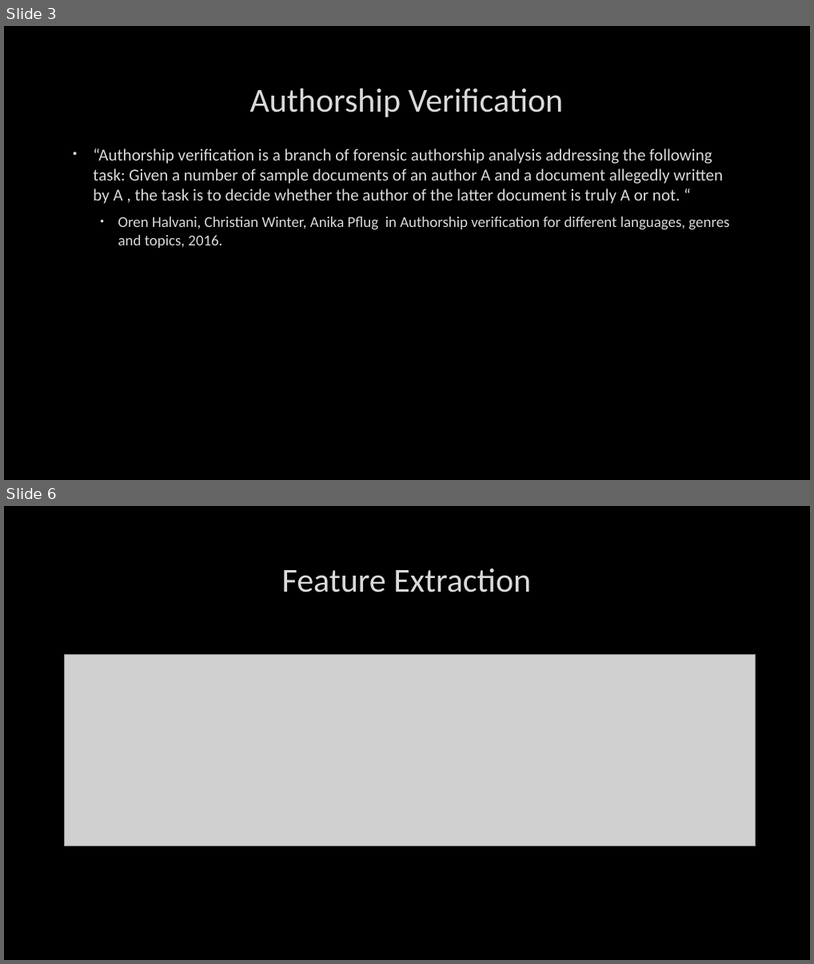
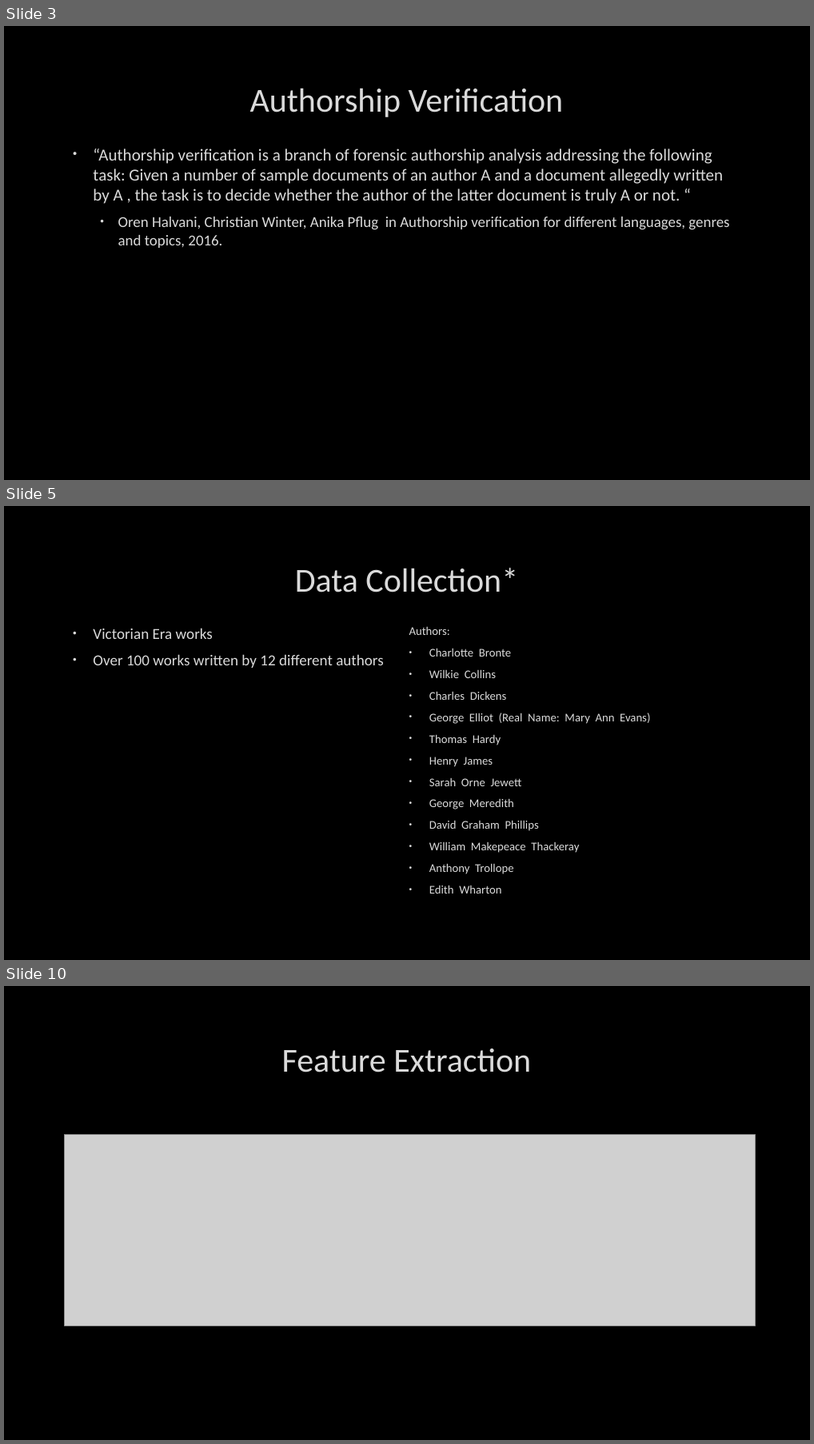
Before and after one commit to BradySheehan/Authorship_Verification, a slide deck: ai_project_presentation.pptx. Shown one above the other, each under a label of ours: slides 3 and 6 before the commit, slides 3, 5 and 10 after it; the slides between them are not shown. The pictures are 814x964 and 814x1444 pixels, drawn with LibreOffice and Linux fonts; fonts in the diff are those of the drawing; grey boxes stand for pictures; background and template pictures are left out. Boxes give left, top, right and bottom in pixels: in the first picture for what was removed or moved away, otherwise in the second. Text is boxed around its words. In the diff, an @@ line names an element or a change of style, - is before the commit and + after.

```diff
--- a/ai_project_presentation.pptx
+++ b/ai_project_presentation.pptx
@@ slide 5 added at [4, 506, 810, 960], background picture (left out) @@
@@ title added at [295, 568, 518, 592], 40 pt, text #DADADA @@
+Data Collection*
@@ text added at [93, 628, 650, 893], 14 pt, text #DADADA @@
+• Victorian Era works
+• Over 100 works written by 12 different authors
+Authors:
+• Charlotte Bronte
+• Wilkie Collins
+• Charles Dickens
+• George Elliot (Real Name: Mary Ann Evans)
+• Thomas Hardy
+• Henry James
+• Sarah Orne Jewett
+• George Meredith
+• David Graham Phillips
+• William Makepeace Thackeray
+• Anthony Trollope
+• Edith Wharton
@@ what was slide 6 is now slide 10 @@
```
Also in this commit, not shown: 3 slides changed, 9 other slides added, 3 slides removed, 2 other files.
